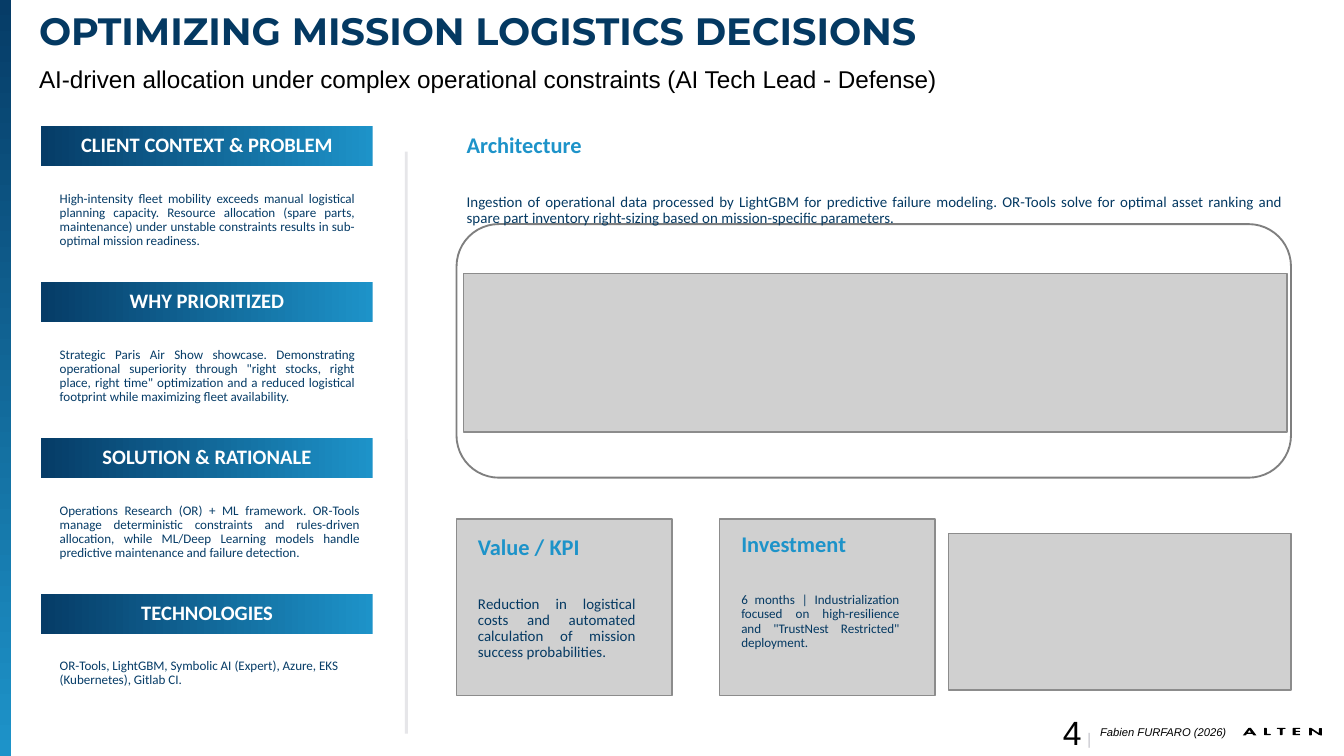
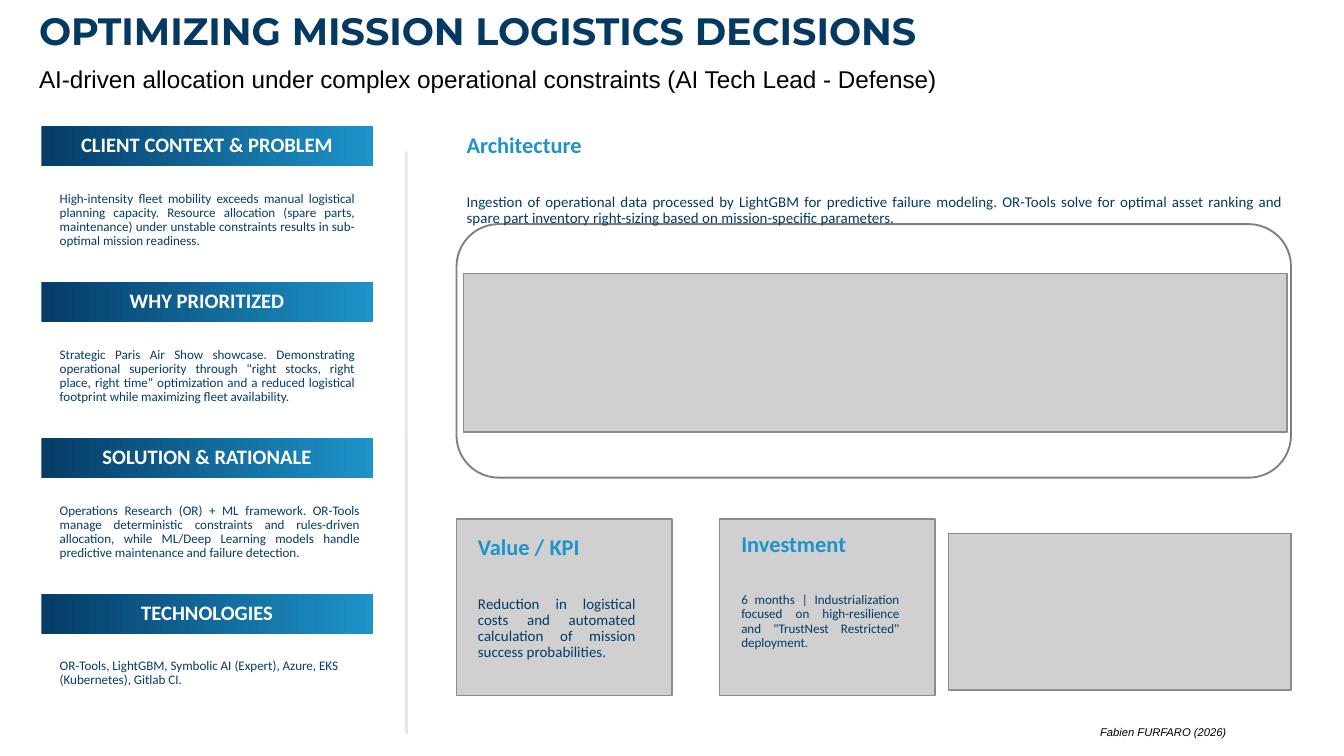
Before and after one commit to fabienfrfr/off-topic, a slide deck: slide 3 of CERTIF/FRAMEWORK/RETEX_GenAI&Architecture_FURFARO.odp (slide 4 before the commit). Drawn at 1344x756 pixels with LibreOffice and Linux fonts; fonts in the diff are those of the drawing; grey boxes stand for pictures; background and template pictures are left out. Boxes give left, top, right and bottom in pixels: in the first picture for what was removed or moved away, otherwise in the second. Text is boxed around its words. In the diff, an @@ line names an element or a change of style, - is before the commit and + after.

```diff
--- a/CERTIF/FRAMEWORK/RETEX_GenAI&Architecture_FURFARO.odp
+++ b/CERTIF/FRAMEWORK/RETEX_GenAI&Architecture_FURFARO.odp
@@ freeform shape removed at [0,0,12,756] @@
@@ page number removed at [1063,722,1082,745] @@
-4 |
@@ freeform shape removed at [1243,728,1257,737] @@
@@ freeform shape removed at [1265,728,1271,735] @@
@@ freeform shape removed at [1277,728,1286,735] @@
@@ freeform shape removed at [1293,728,1301,735] @@
@@ freeform shape removed at [1309,728,1322,737] @@
```
Also in this commit, not shown: 7 other slides changed, 1 slide removed, 7 other files.
